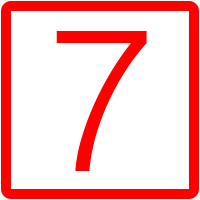
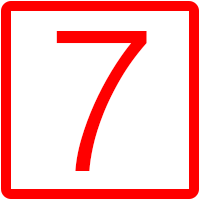
Two versions of the same layered image (200x200). Layer-by-layer changes:
pixels changed over [56, 31, 147, 171] (layer not identified)
